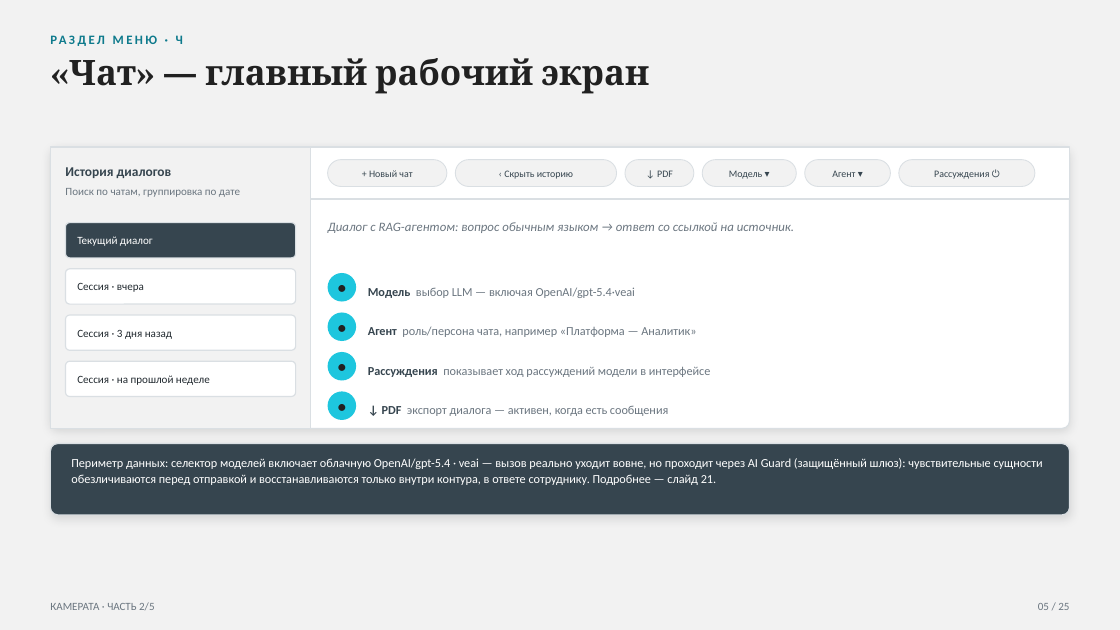
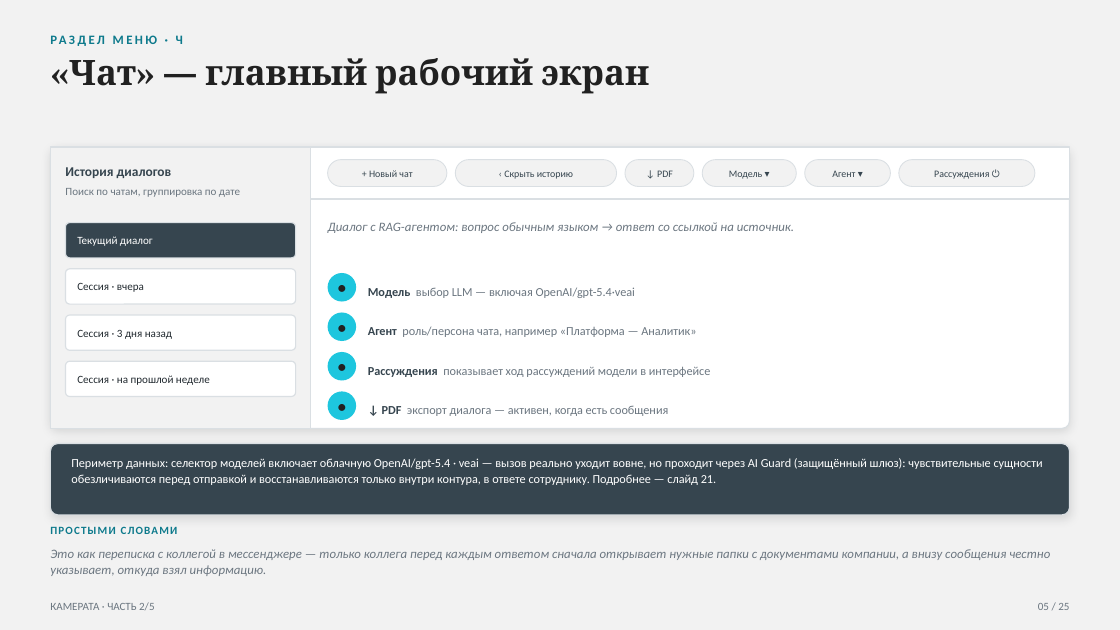
Before and after one commit to vladilslavandrosov-prog/job-RAG, a slide deck: slide 5 of docs/presentations/02-platforma-arhitektura.pptx. Drawn at 1120x630 pixels with LibreOffice and Linux fonts; fonts in the diff are those of the drawing. Boxes give left, top, right and bottom in pixels: in the first picture for what was removed or moved away, otherwise in the second. Text is boxed around its words. In the diff, an @@ line names an element or a change of style, - is before the commit and + after.

```diff
--- a/docs/presentations/02-platforma-arhitektura.pptx
+++ b/docs/presentations/02-platforma-arhitektura.pptx
@@ text added at <box>50,523,1070,540</box>, 9.5 pt, text #0E7A8C, bold @@
+ПРОСТЫМИ СЛОВАМИ
@@ text added at <box>50,549,1050,576</box>, 11 pt, text #6B7680, italic @@
+Это как переписка с коллегой в мессенджере — только коллега перед каждым ответом сначала открывает нужные папки с документами компании, а внизу сообщения честно указывает, откуда взял информацию.
```
Also in this commit, not shown: 10 other slides changed.
